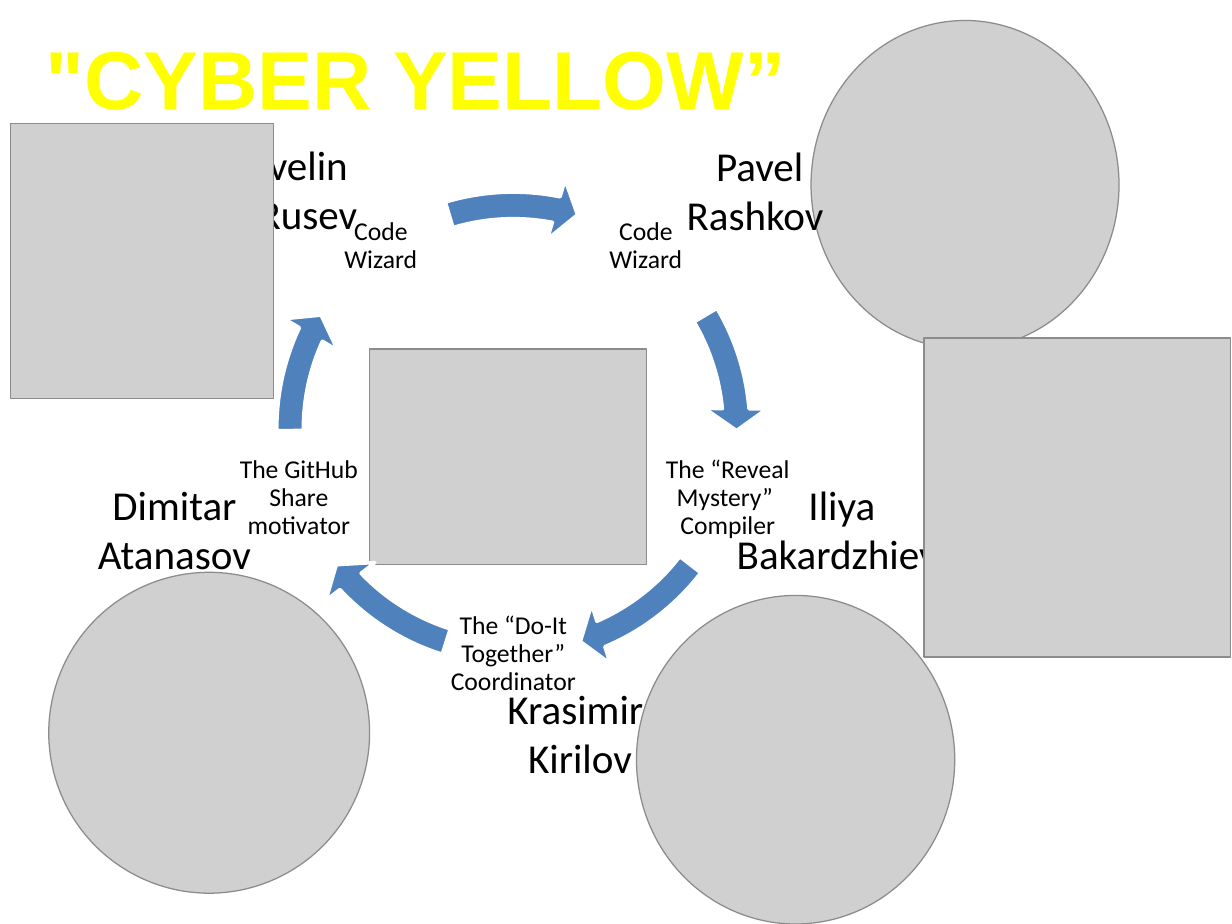
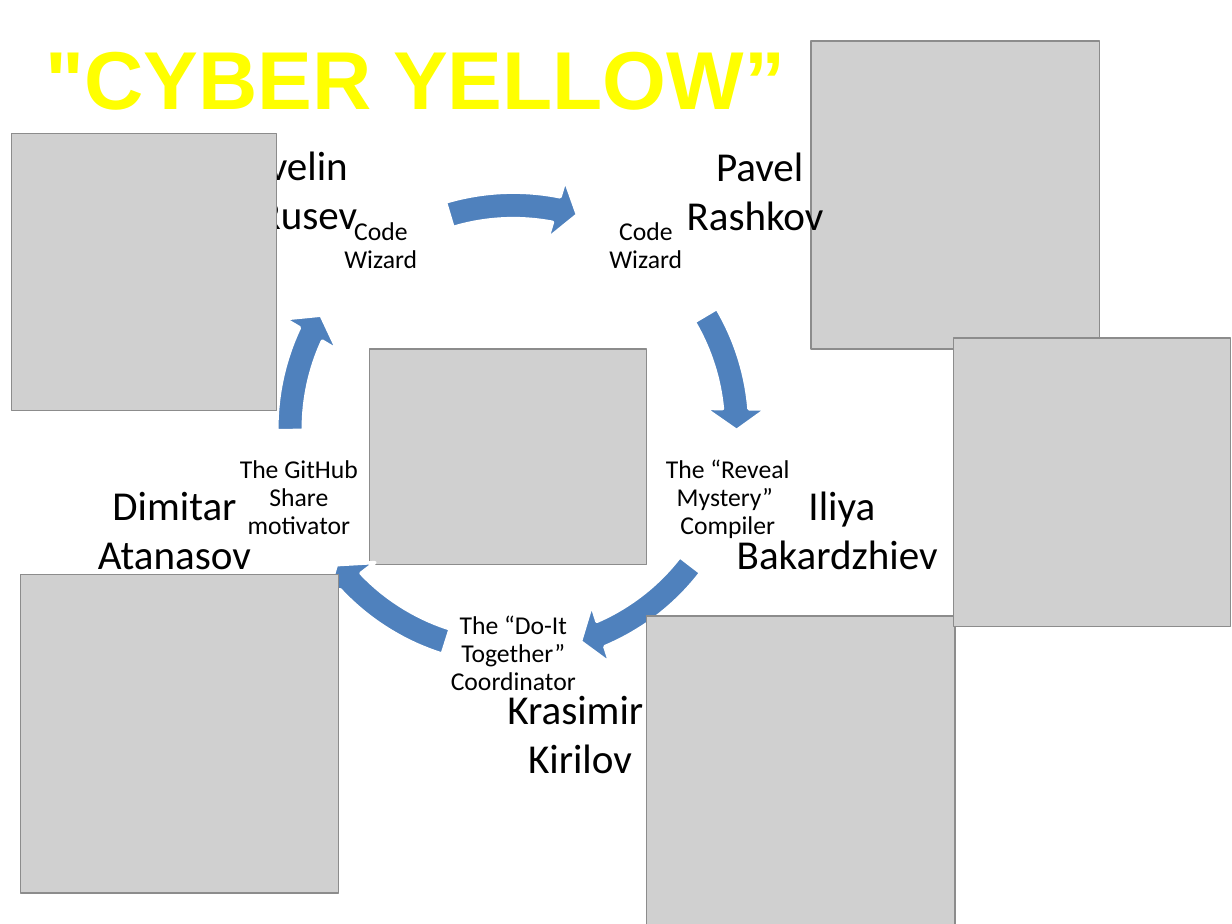
Before and after one commit to optodent/Ping_Pong, a slide deck: slide 12 of TeamWorkPresentation_PPP/TeamWork.ppsx. Drawn at 1232x924 pixels with LibreOffice and Linux fonts; fonts in the diff are those of the drawing; grey boxes stand for pictures. Boxes give left, top, right and bottom in pixels: in the first picture for what was removed or moved away, otherwise in the second. Text is boxed around its words. In the diff, an @@ line names an element or a change of style, - is before the commit and + after.

```diff
--- a/TeamWorkPresentation_PPP/TeamWork.ppsx
+++ b/TeamWorkPresentation_PPP/TeamWork.ppsx
@@ picture: place and size @@
-picture at (811,21,1119,350)
+picture at (811,41,1099,349)
@@ picture: place and size @@
-picture at (10,123,274,399)
+picture at (11,133,276,410)
@@ picture: place and size @@
-picture at (924,338,1231,657)
+picture at (954,338,1231,626)
@@ picture: place and size @@
-picture at (49,573,370,893)
+picture at (21,575,339,893)
@@ picture: place and size @@
-picture at (637,595,955,924)
+picture at (647,616,955,924)
```
Also in this commit, not shown: 3 other slides changed.
